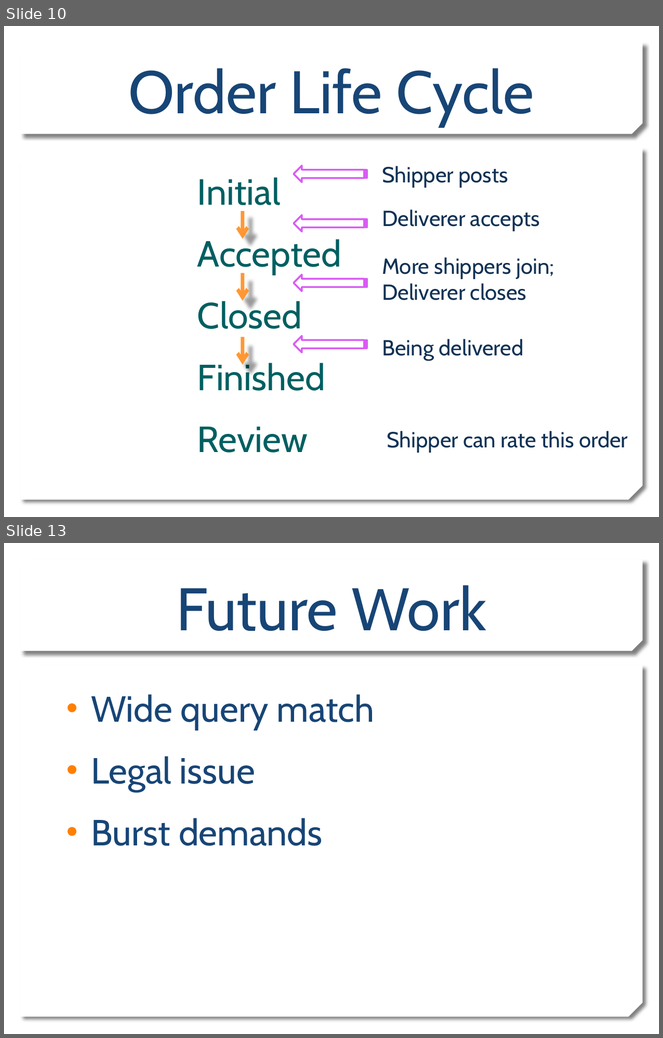
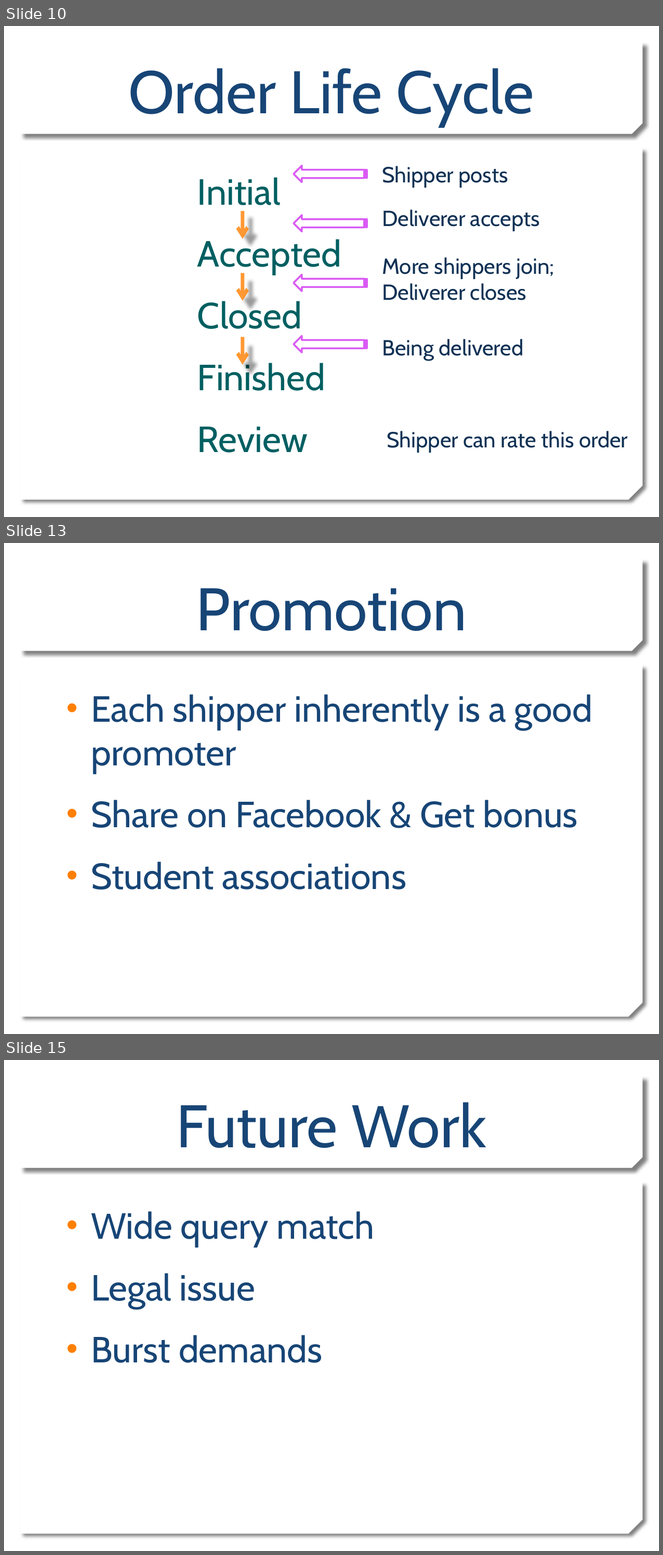
Before and after one commit to Lan-Yang/WeDeliver, a slide deck: demo/presentation.pptx. Shown one above the other, each under a label of ours: slides 10 and 13 before the commit, slides 10, 13 and 15 after it; the slides between them are not shown. The pictures are 663x1038 and 663x1555 pixels, drawn with LibreOffice and Linux fonts; fonts in the diff are those of the drawing; background and template pictures are left out. Boxes give left, top, right and bottom in pixels: in the first picture for what was removed or moved away, otherwise in the second. Text is boxed around its words. In the diff, an @@ line names an element or a change of style, - is before the commit and + after.

```diff
--- a/demo/presentation.pptx
+++ b/demo/presentation.pptx
@@ slide 13 added at box(4, 543, 659, 1034), background picture (left out); not listed: 2 template elements that a slide beside it also shows @@
@@ title added at box(196, 588, 467, 631), 66 pt, text #174576 @@
+Promotion
@@ text added at box(91, 694, 593, 890), 40 pt, text #174576 @@
+• Each shipper inherently is a good promoter
+• Share on Facebook & Get bonus
+• Student associations
@@ what was slide 13 is now slide 15 @@
```
Also in this commit, not shown: 1 other slide added, 6 other files.
